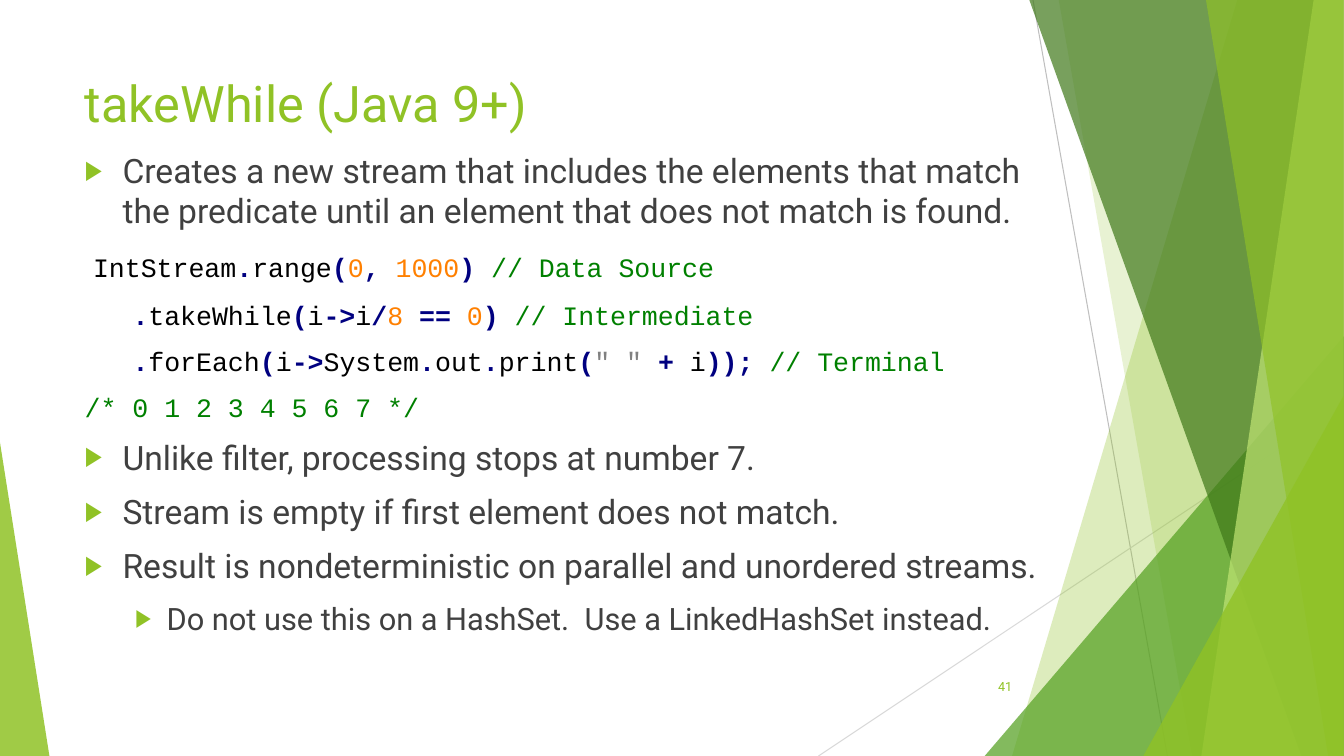
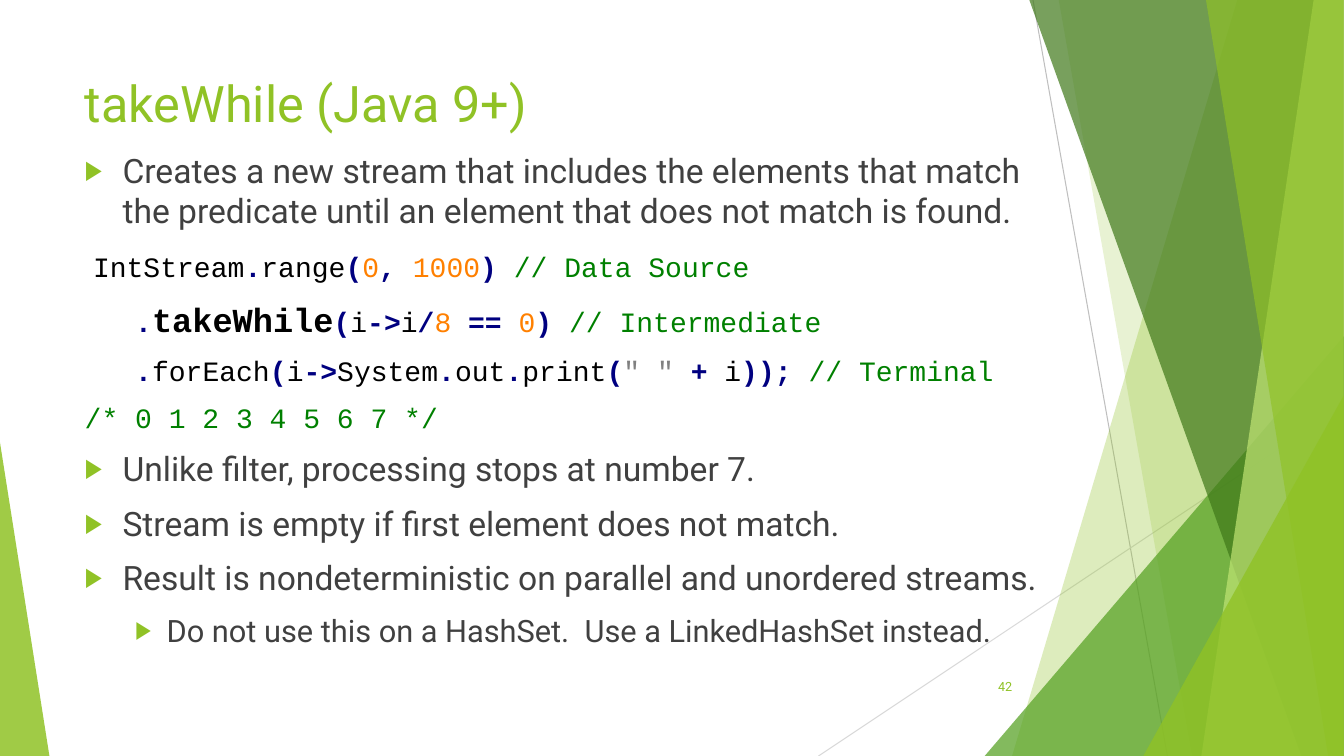
Before and after one commit to RichardRoda/2017-CodePaLOUsa-Lambda, a slide deck: slide 42 of Learning to Love the Lambda in the Stream.pptx (slide 41 before the commit). Drawn at 1344x756 pixels with LibreOffice and Linux fonts; fonts in the diff are those of the drawing. Boxes give left, top, right and bottom in pixels: in the first picture for what was removed or moved away, otherwise in the second. Text is boxed around its words. In the diff, an @@ line names an element or a change of style, - is before the commit and + after.

Commit message:
Use large bold font to emphasize the parts of the example that are relevant to what is being discussed in the slide.

```diff
--- a/Learning to Love the Lambda in the Stream.pptx
+++ b/Learning to Love the Lambda in the Stream.pptx
@@ text at (93, 258, 994, 429): size 19 to 20 pt in "IntStream.range(0, 1000) // Data Source", ".takeWhile(i->i/8 == 0) // Intermediate", ".forEach(i->System.out.print(" " + i)); // Terminal", "/* 0 1 2 3 4 5 ..."; size 19 to 24 pt, bold on in ".takeWhile(i->i/8" @@
@@ page number at (998, 682, 1012, 691): text changed @@
-41
+42
```
Also in this commit, not shown: 23 other slides changed, 1 slide added, 1 other file.
